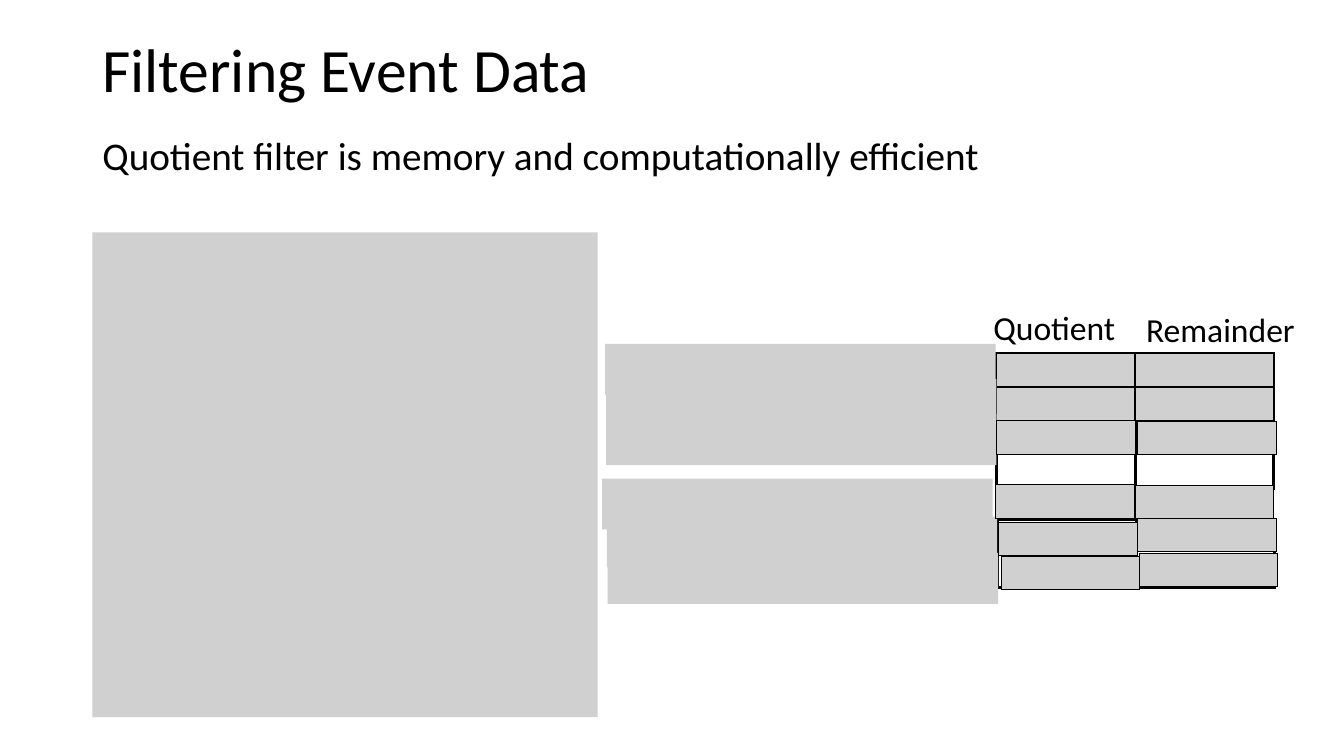
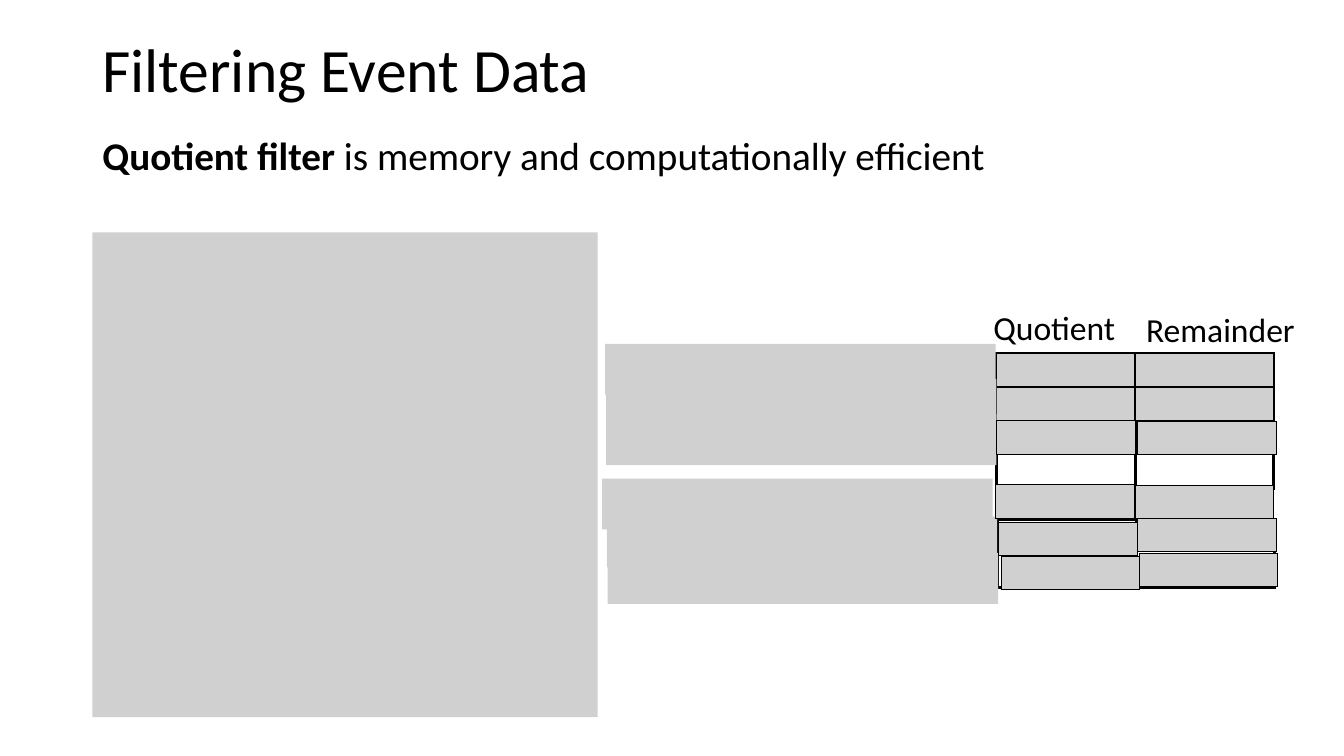
Before and after one commit to StephenElston/CSCI-E-108, a slide deck: slide 38 of slides/3_StreamingAnalytics.pptx. Drawn at 1344x756 pixels with LibreOffice and Linux fonts; fonts in the diff are those of the drawing; grey boxes stand for pictures. Boxes give left, top, right and bottom in pixels: in the first picture for what was removed or moved away, otherwise in the second. Text is boxed around its words. In the diff, an @@ line names an element or a change of style, - is before the commit and + after.

```diff
--- a/slides/3_StreamingAnalytics.pptx
+++ b/slides/3_StreamingAnalytics.pptx
@@ text "Quotient filter is memory and ..." at (x1=102, y1=142, x2=984, y2=177): bold on in "Quotient filter" @@
```
Also in this commit, not shown: 7 other slides changed, 2 slides added.
